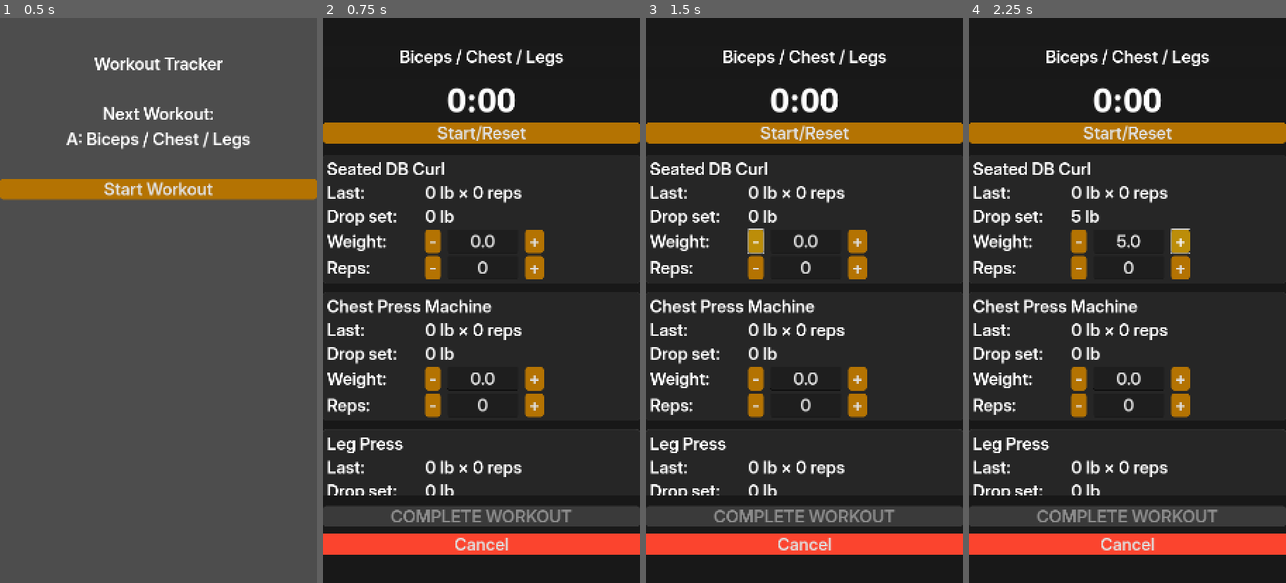
Above: before the commit, frames 1-4 (left to right).
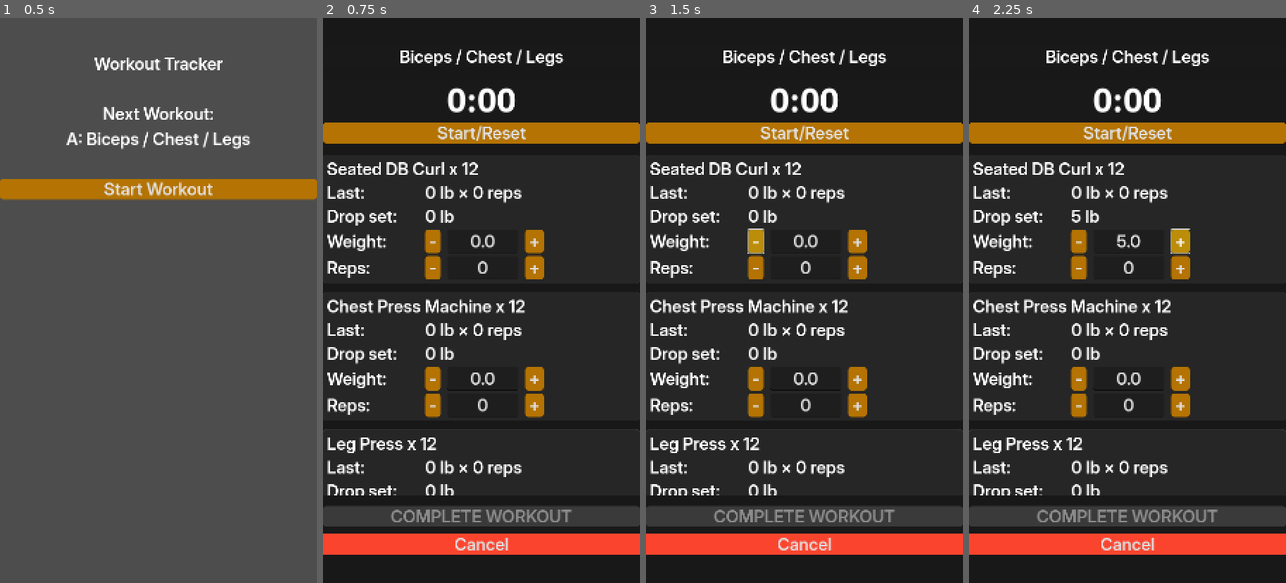
Above: after the commit, the same moments.

Repository: DanielMcPherson/workout-tracker
Game: Godot game, scene res://workout_menu.tscn
Same seed, same stepped clock (60 frames per second), same inputs: the game is played once before the commit and once after it.
Inputs:
- Up to frame 1 (0.5 s): no input
- Up to frame 2 (0.75 s): click "Start Workout" at 0.5 s
- Up to frame 3 (1.5 s): click "-" at 1.25 s
- Up to frame 4 (2.25 s): click "+" at 2 s

Frame 1 is identical in both runs. In frame 2, 0.3% of the frame differs, in the area x 26-64%, y 25-77%; in frame 3, 0.3%; in frame 4, 0.3%.

Commit message:
Added min/max reps and has drop set

Diff:
--- a/config_store.gd
+++ b/config_store.gd
@@ -72,6 +72,41 @@
 		return exercise_id
 	var ex: Dictionary = exercises[exercise_id]
 	return String(ex.get("name", exercise_id))
+
+
+func get_max_reps(exercise_id: String, default_max:int = 12) -> int:
+	ensure_loaded()
+	var ex_map: Dictionary = _program.get("exercises", {})
+	if not ex_map.has(exercise_id):
+		return default_max
+	var ex: Dictionary = ex_map[exercise_id]
+	if not ex.has("max_reps"):
+		return default_max
+	return int(ex["max_reps"])
+
+
+func get_min_reps(exercise_id: String, default_min:int = 8) -> int:
+	ensure_loaded()
+	var ex_map: Dictionary = _program.get("exercises", {})
+	if not ex_map.has(exercise_id):
+		return default_min
+	var ex: Dictionary = ex_map[exercise_id]
+	if not ex.has("min_reps"):
+		return default_min
+	return int(ex["min_reps"])
+
+
+func has_drop_set(exercise_id: String) -> bool:
+	ensure_loaded()
+	var ex_map: Dictionary = _program.get("exercises", {})
+	if not ex_map.has(exercise_id):
+		return true
+	var ex: Dictionary = ex_map[exercise_id]
+	print("has_drop_set")
+	print(ex)
+	if not ex.has("drop_set"):
+		return true
+	return bool(ex["drop_set"])
 
 
 func get_last_weight(exercise_id: String, default_weight: float = 0.0) -> float:
--- a/exercise_panel.gd
+++ b/exercise_panel.gd
@@ -24,6 +24,7 @@
 @onready var reps_up_button: Button = $ContentMargin/VBoxContainer/GridContainer/RepsHBox/RepsUpButton
 @onready var reps_down_button: Button = $ContentMargin/VBoxContainer/GridContainer/RepsHBox/RepsDownButton
 
+var has_drop_set := true
 
 func _ready() -> void:
 	# Connect button signals
@@ -38,6 +39,10 @@
 
 func set_exercise_name(exercise_name: String) -> void:
 	title_label.text = exercise_name
+
+
+func set_has_drop_set(drop_set: bool) -> void:
+	has_drop_set = drop_set
 
 
 func set_last(weight: float, reps: int) -> void:
@@ -56,19 +61,26 @@
 	var value := float(txt) if txt.is_valid_float() else 0.0
 	return clamp(value, min_weight, max_weight)
 
+
 func set_weight(value: float) -> void:
 	value = clamp(value, min_weight, max_weight)
 	# Format; keep as plain number, you can decide decimals:
 	weight_line_edit.text = str(value)
 	_update_drop_set(value)
 
+
 func _on_weight_down_pressed() -> void:
 	set_weight(get_weight() - weight_step)
+
 
 func _on_weight_up_pressed() -> void:
 	set_weight(get_weight() + weight_step)
 
+
 func _update_drop_set(weight: float) -> void:
+	if not has_drop_set:
+		drop_value_label.text = "None"
+		return
 	# Calculate raw drop-set weight
 	var drop := weight * drop_set_factor
 	# Round to nearest weight_step
@@ -84,6 +96,7 @@
 		text = "%.1f" % drop
 	drop_value_label.text = text + " lb"
 
+
 # Reps functions
 func get_reps() -> int:
 	var txt := reps_line_edit.text.strip_edges()
@@ -92,13 +105,16 @@
 	var value := int(txt) if txt.is_valid_int() else 0
 	return clamp(value, min_reps, max_reps)
 
+
 func set_reps(value: int) -> void:
 	value = clamp(value, min_reps, max_reps)
 	reps_line_edit.text = str(value)
 	emit_signal("reps_changed")
 
+
 func _on_reps_down_pressed() -> void:
 	set_reps(get_reps() - reps_step)
 
+
 func _on_reps_up_pressed() -> void:
 	set_reps(get_reps() + reps_step)
--- a/main.gd
+++ b/main.gd
@@ -88,25 +88,26 @@
 		_exercise_panels[i].visible = false
 
 
-func _setup_exercise_panel(panel: Node, exercise_id: String) -> void:
+func _setup_exercise_panel(panel: ExercisePanel, exercise_id: String) -> void:
 	var exercise_name: String = ConfigStore.get_exercise_name(exercise_id)
 	var last_weight: float = ConfigStore.get_last_weight(exercise_id, 0.0)
 	var last_reps: int = ConfigStore.get_last_reps(exercise_id, 0)
+	var max_reps := ConfigStore.get_max_reps(exercise_id)
+	var has_drop_set := ConfigStore.has_drop_set(exercise_id)
 
 	# Set exercise name
-	if panel.has_method("set_exercise_name"):
-		panel.set_exercise_name(exercise_name)
+	panel.set_exercise_name(exercise_name + " x " + str(max_reps))
+	panel.set_has_drop_set(has_drop_set)
 
 	# Show "Last: X lb × Y reps"
-	if panel.has_method("set_last"):
-		panel.set_last(last_weight, last_reps)
+	panel.set_last(last_weight, last_reps)
 
 	# Pre-fill working weight with last_weight (and apply your >12 rule)
-	if panel.has_method("set_weight"):
-		var current_weight := last_weight
-		if last_reps > 12:
-			current_weight += 5.0
-		panel.set_weight(current_weight)
+	var current_weight := last_weight
+	if last_reps > ConfigStore.get_max_reps(exercise_id):
+		current_weight += 5.0
+		print("Increasing weight on " + exercise_name)
+	panel.set_weight(current_weight)
 
 
 func _save_current_workout_results() -> void:
Not shown: 1 places in exercise_panel.tscn that only renumber resources
